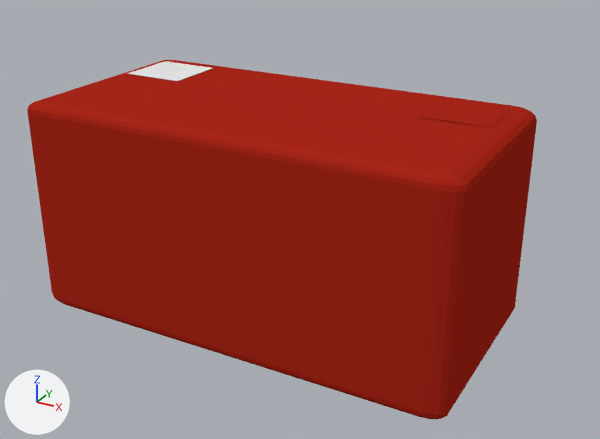
One commit to the Blender file View/Blender/Behavior/Trans_Highlight_Hashtag.blend: the scene before it, then after it.
Both versions are drawn from a camera (50 mm lens) standing at (1.75, -2.99, 1.48) and looking at (0.12, -0.02, -0.01). The lights are fixed; the arrows at lower left show +X, +Y and +Z.
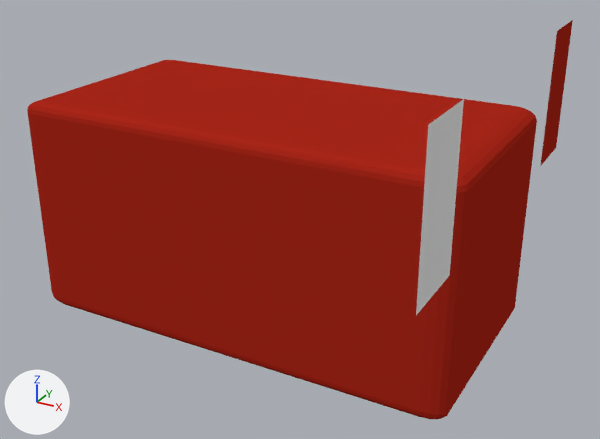
Where the newer file only moved an object's origin or applied its transform, the numbers keep the older frame.

The change, as a diff of the scene's bpy script:
```diff
--- a/View/Blender/Behavior/Trans_Highlight_Hashtag.blend.py
+++ b/View/Blender/Behavior/Trans_Highlight_Hashtag.blend.py
@@ me_cube @@
 me_cube.from_pydata(...)  # 152 vertices, 150 faces; spans x -1.0..1.0, y -1.0..1.0, z -1.0..1.0
 # used by ob_cube; location = (0.0, 0.0, 0.0); rotation_euler = (1.571, 4.712, 3.142), in degrees (90, 270, 180); scale = (0.5, 1.0, 0.5)
+# me_cube part 1: the whole mesh is multiplied about its middle by the matrix ((0.0, 1.0, 0.0), (0.0, 0.0, 0.5), (0.5, 0.0, 0.0))
 me_cube.materials.append(mat_material)
@@ ob_cube @@
 ob_cube.location = (0.0, 0.0, 0.0)
-ob_cube.rotation_euler = (1.571, 4.712, 3.142)  # degrees (90, 270, 180)
-ob_cube.scale = (0.5, 1.0, 0.5)
```

What differs and where, as boxes (x1, y1, x2, y2) in the pictures (600 x 439 px):
'Cube', turned, rescaled
    both: (27, 60, 537, 419)
'Plane.001', reshaped (65% narrower, 403% taller)
    before: (418, 99, 511, 127)
    after: (541, 20, 573, 165)
